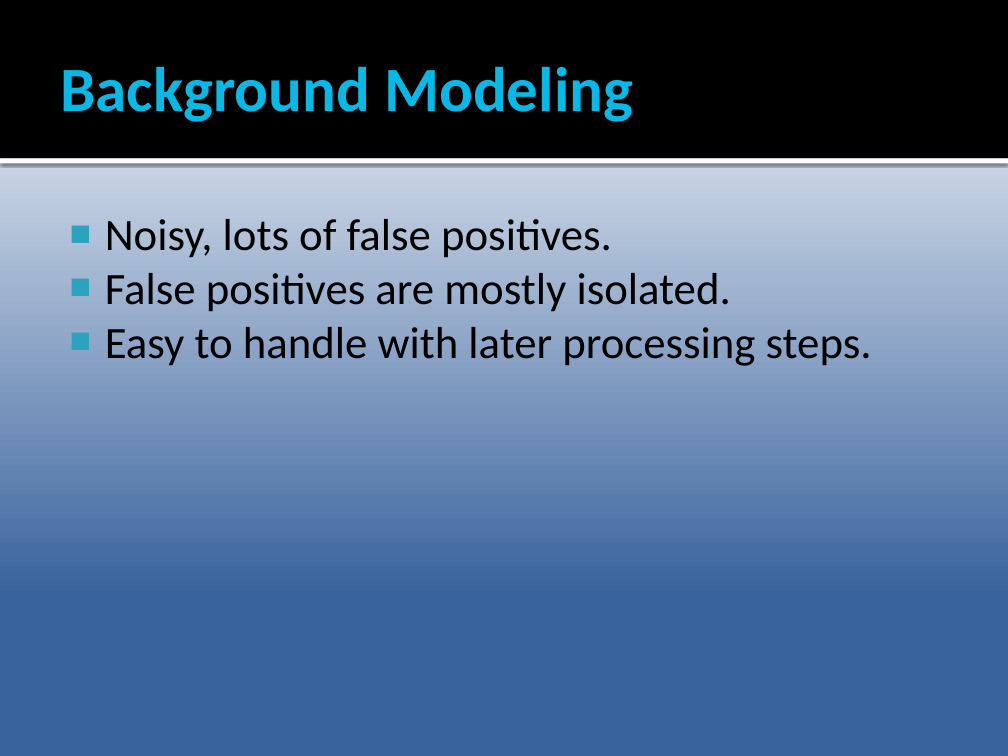
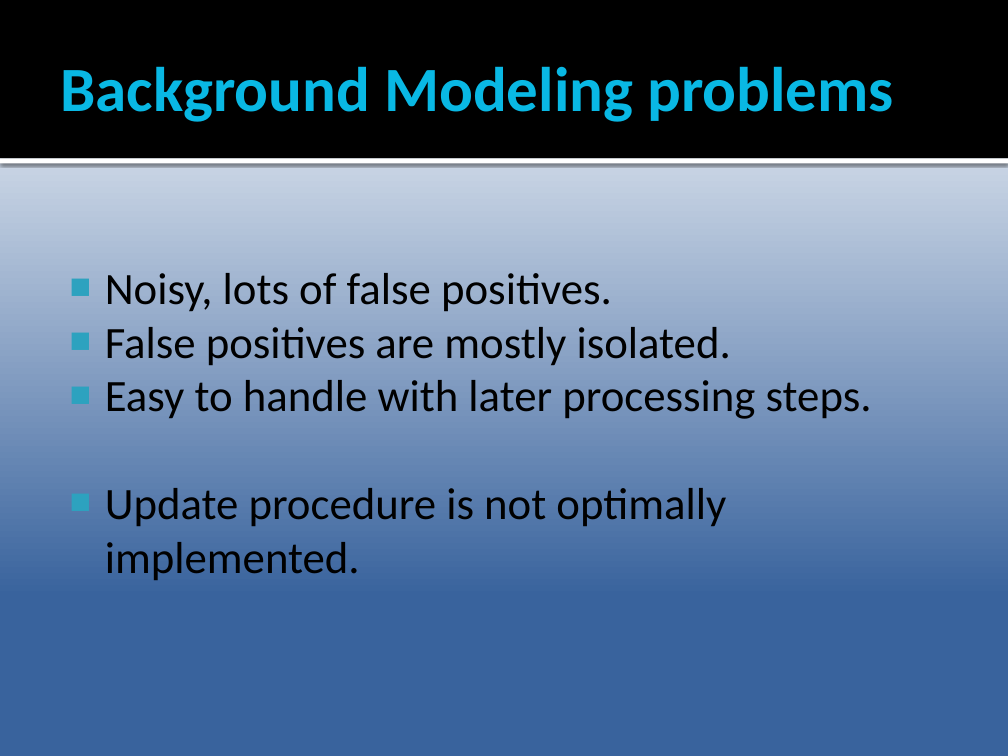
Before and after one commit to Epipolarna/Tracking, a slide deck: slide 6 of Documentation/TSBB15prez.pptx. Drawn at 1008x756 pixels with LibreOffice and Linux fonts; fonts in the diff are those of the drawing. Boxes give left, top, right and bottom in pixels: in the first picture for what was removed or moved away, otherwise in the second. Text is boxed around its words. In the diff, an @@ line names an element or a change of style, - is before the commit and + after.

```diff
--- a/Documentation/TSBB15prez.pptx
+++ b/Documentation/TSBB15prez.pptx
@@ title at [60,66,893,122]: text changed @@
-Background Modeling
+Background Modeling problems
@@ text at [105,488,726,580]: paragraph added @@
+■ Update procedure is not optimally implemented.
```
Also in this commit, not shown: 2 other slides changed.
